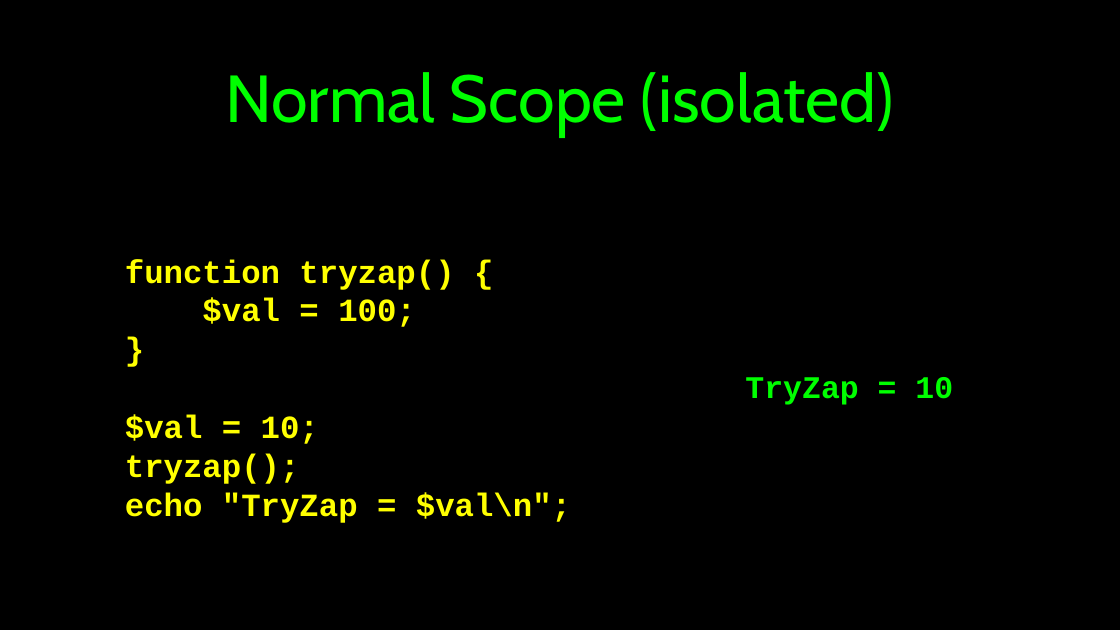
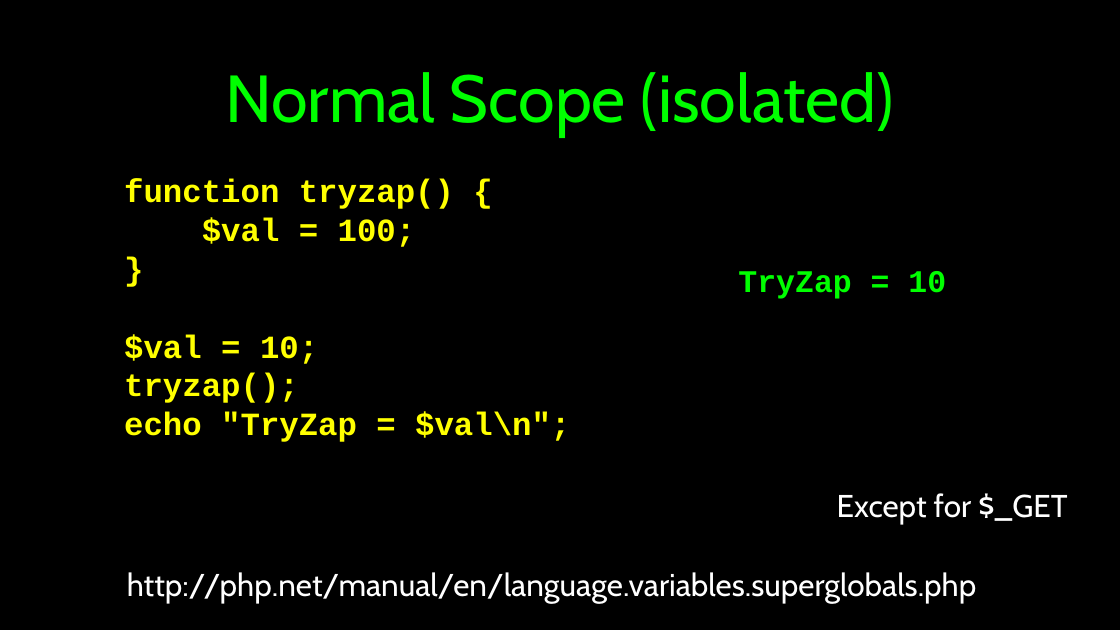
Before and after one commit to csev/wa4e, a slide deck: slide 17 of lectures/PHP-05-Functions.ppt (slide 16 before the commit). Drawn at 1120x630 pixels with LibreOffice and Linux fonts; fonts in the diff are those of the drawing. Boxes give left, top, right and bottom in pixels: in the first picture for what was removed or moved away, otherwise in the second. Text is boxed around its words. In the diff, an @@ line names an element or a change of style, - is before the commit and + after.

```diff
--- a/lectures/PHP-05-Functions.ppt
+++ b/lectures/PHP-05-Functions.ppt
@@ text "function tryzap() {": place and size @@
-text "function tryzap() {" at [125, 259, 571, 523]
+text "function tryzap() {" at [124, 179, 570, 442]
@@ text "TryZap = 10": place and size @@
-text "TryZap = 10" at [745, 377, 953, 405]
+text "TryZap = 10" at [738, 271, 946, 299]
@@ text added at [837, 493, 1067, 524], 36 pt, text #FFFFFF @@
+Except for $_GET
@@ text added at [127, 572, 976, 603], 36 pt, text #FFFFFF @@
+http://php.net/manual/en/language.variables.superglobals.php
```
Also in this commit, not shown: 1 other slide changed, 2 slides added, 1 slide removed, 1 other file.
